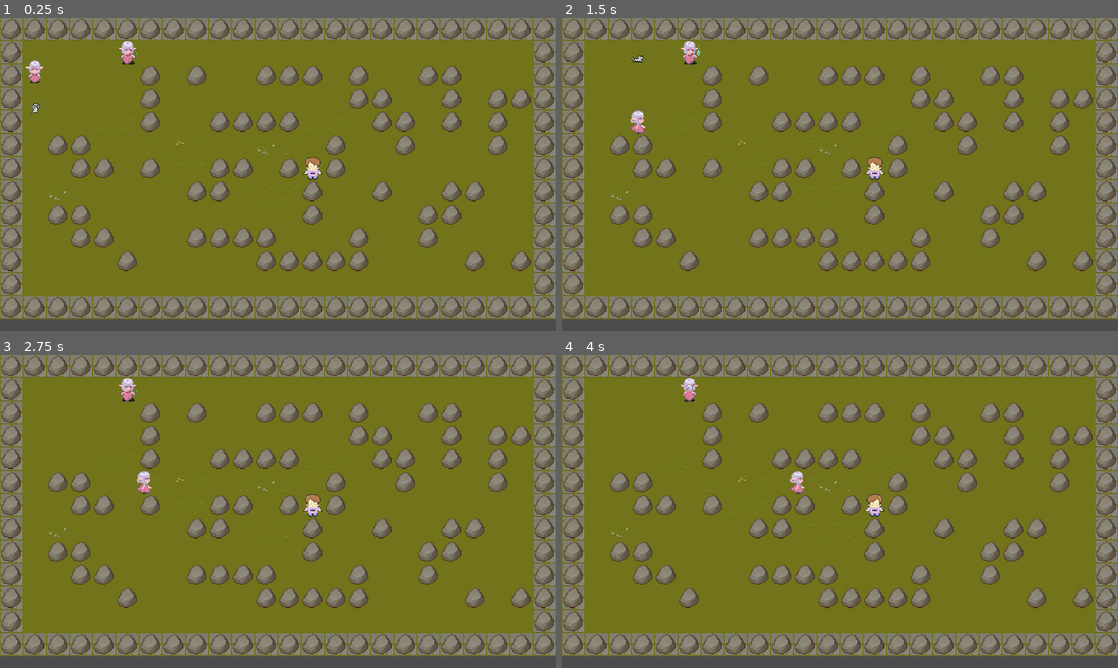
Above: before the commit, frames 1-4 (two rows, left to right).
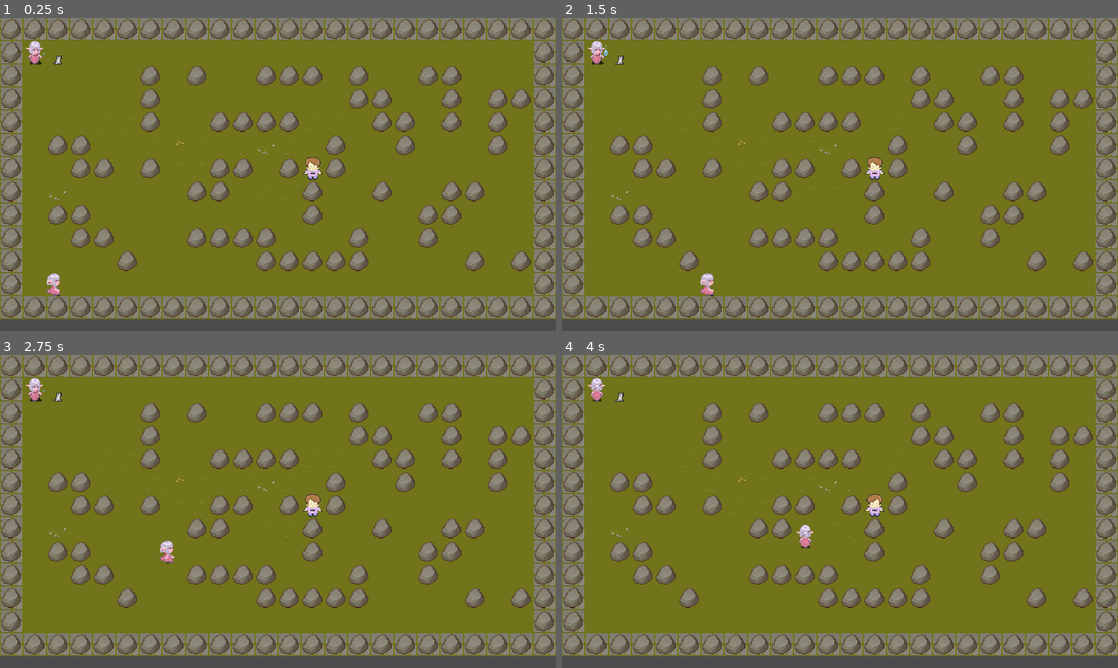
Above: after the commit, the same moments.

Repository: Tibi1210/GodotAstar
Game: Godot game, scene res://scenes/World.tscn
The game is run twice, just before and just after one commit, with the same random seed, the same clock (stepped at 60 frames per second) and the same inputs.
Inputs:
- Up to frame 1 (0.25 s): no input
- Up to frame 2 (1.5 s): hold D (right) 0.53-1.28 s; hold S (down) from 1.28 s (still down)
- Up to frame 3 (2.75 s): release S (down) at 2.03 s; hold D (right) from 2.03 s (still down)
- Up to frame 4 (4 s): release D (right) at 2.78 s; hold Up (ui_up) 2.78-3.53 s; hold A (left) from 3.53 s (still down)

The runs differ from the first frame. In frame 1, 0.6% of the frame differs, in the area x 4-25%, y 7-89%; in frame 2, 0.7%, in the area x 4-28%, y 7-89%; in frame 3, 0.6%; in frame 4, 0.6%.

Commit message:
Astar companion follow mechanic DONE

Diff:
--- a/scenes/World.tscn
+++ b/scenes/World.tscn
@@ -124,8 +124,8 @@
 [node name="CollisionMap" type="TileMap" parent="."]
 tile_set = SubResource( 3 )
 cell_size = Vector2( 32, 32 )
-collision_layer = 3
-collision_mask = 3
+collision_layer = 7
+collision_mask = 7
 format = 1
 tile_data = PoolIntArray( 0, 0, 0, 1, 0, 0, 2, 0, 0, 3, 0, 0, 4, 0, 0, 5, 0, 0, 6, 0, 0, 7, 0, 0, 8, 0, 0, 9, 0, 0, 10, …(1647 unchanged characters)…
 
@@ -133,10 +133,10 @@
 script = ExtResource( 5 )
 
 [node name="PlayerBody" parent="AstarElfy" instance=ExtResource( 2 )]
-position = Vector2( 32, 32 )
+position = Vector2( 32, 352 )
 
 [node name="AstarBody" parent="AstarElfy" instance=ExtResource( 4 )]
-position = Vector2( 32, 32 )
+position = Vector2( 32, 352 )
 
 [node name="Tween" type="Tween" parent="AstarElfy"]
 
@@ -144,10 +144,14 @@
 script = ExtResource( 9 )
 
 [node name="PlayerBody" parent="AstarCat" instance=ExtResource( 7 )]
-position = Vector2( 32, 128 )
+position = Vector2( 64, 32 )
+collision_layer = 0
+collision_mask = 0
 
 [node name="AstarBody" parent="AstarCat" instance=ExtResource( 4 )]
-position = Vector2( 32, 128 )
+position = Vector2( 64, 32 )
+collision_layer = 4
+collision_mask = 4
 
 [node name="Tween" type="Tween" parent="AstarCat"]
 
@@ -155,4 +159,4 @@
 position = Vector2( 416, 192 )
 
 [node name="Elfy" parent="." instance=ExtResource( 8 )]
-position = Vector2( 160, 32 )
+position = Vector2( 32, 32 )
--- a/scripts/classes/AstarCompanion.gd
+++ b/scripts/classes/AstarCompanion.gd
@@ -99,7 +99,7 @@
 		steps.append(current)
 		current=current.parent
 	if(steps.empty()):
-		return stop
+		return start
 	return steps[steps.size()-1]
 
 
@@ -134,14 +134,19 @@
 		idle=false
 
 		var new_position=pathFind(playerBody.position,targetNode.position)
-		if new_position==null:
-			new_position=playerBody.position
 
-		if new_position==playerBody.position:
-			idle=true
-			sprite_dir=2
-		else:
-			sprite_dir = direction_helper(new_position,playerBody.position)
+		match new_position:
+			targetNode.position:
+				idle=true
+				sprite_dir=2
+			playerBody.position:
+				idle=true
+				sprite_dir=2
+			null:
+				new_position=playerBody.position
+			_:
+				sprite_dir = direction_helper(new_position,playerBody.position)
+
 
 		if !idle:
 			old_pos=playerBody.position
